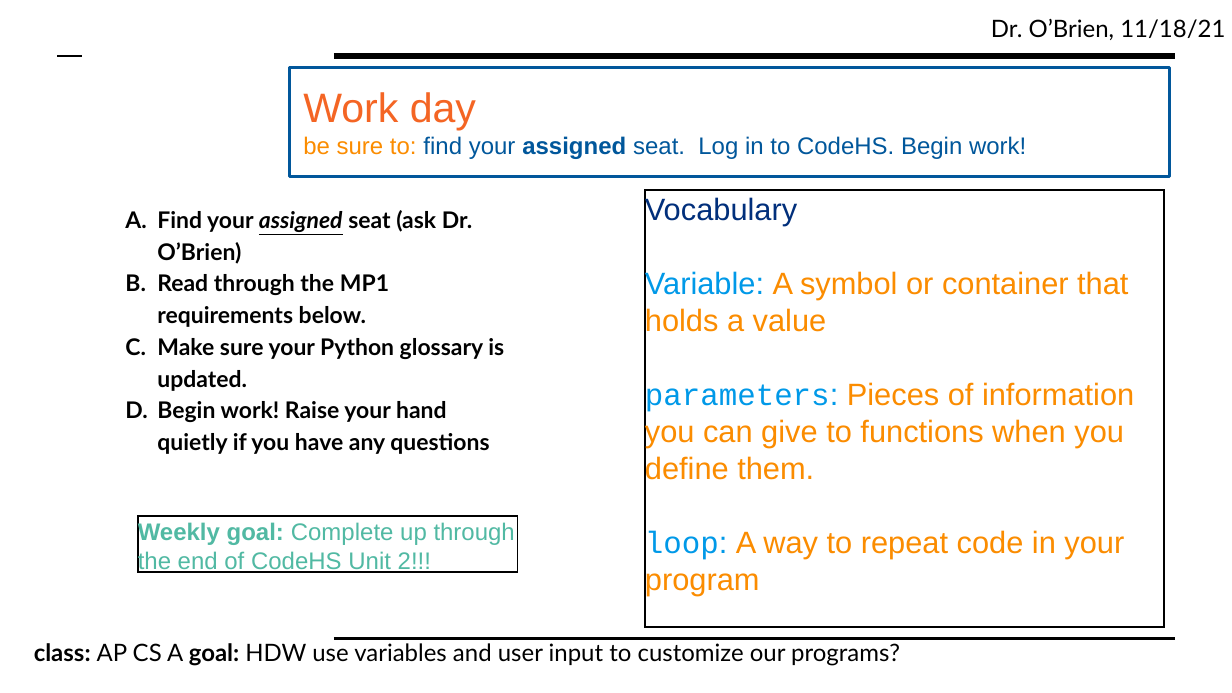
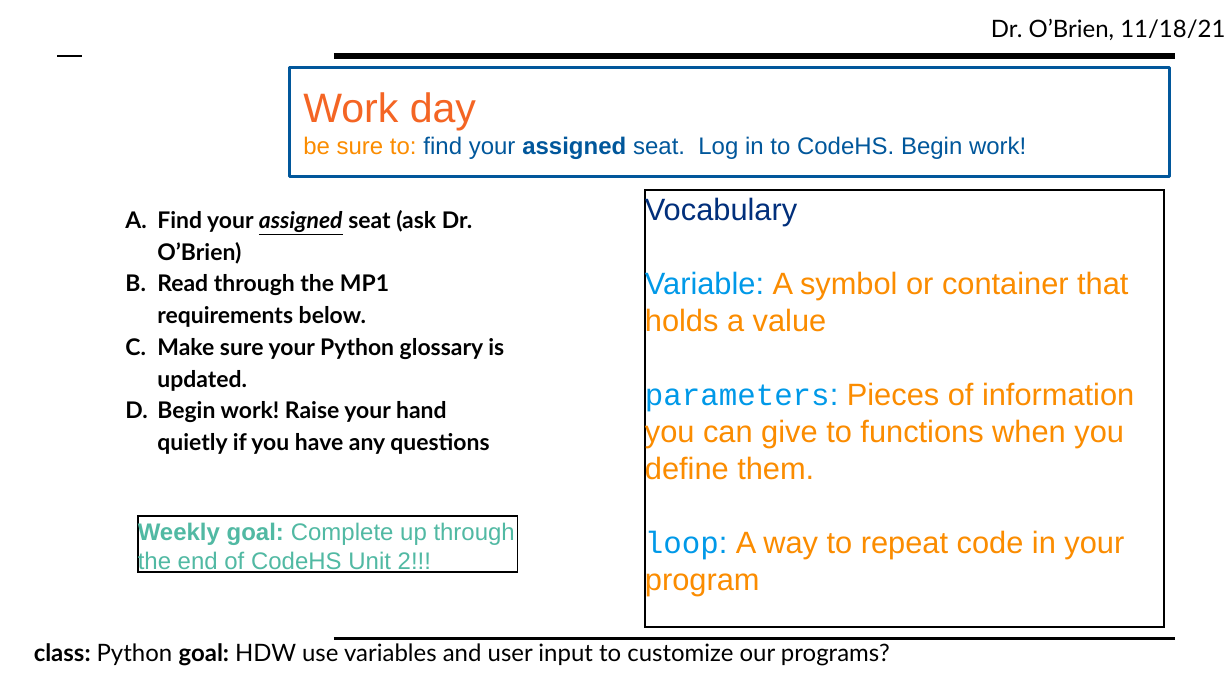
Before and after one commit to cobrien87/work, a slide deck: slide 2 of print/lesson_94_python.pptx. Drawn at 1232x693 pixels with LibreOffice and Linux fonts; fonts in the diff are those of the drawing; background and template pictures are left out. Boxes give left, top, right and bottom in pixels: in the first picture for what was removed or moved away, otherwise in the second. Text is boxed around its words. In the diff, an @@ line names an element or a change of style, - is before the commit and + after.

```diff
--- a/print/lesson_94_python.pptx
+++ b/print/lesson_94_python.pptx
@@ text at (34,643,890,666): text changed @@
-class: AP CS A goal: HDW use variables and user input to customize our programs?
+class: Python goal: HDW use variables and user input to customize our programs?
```
Also in this commit, not shown: 3 other slides changed, 1 other file.
